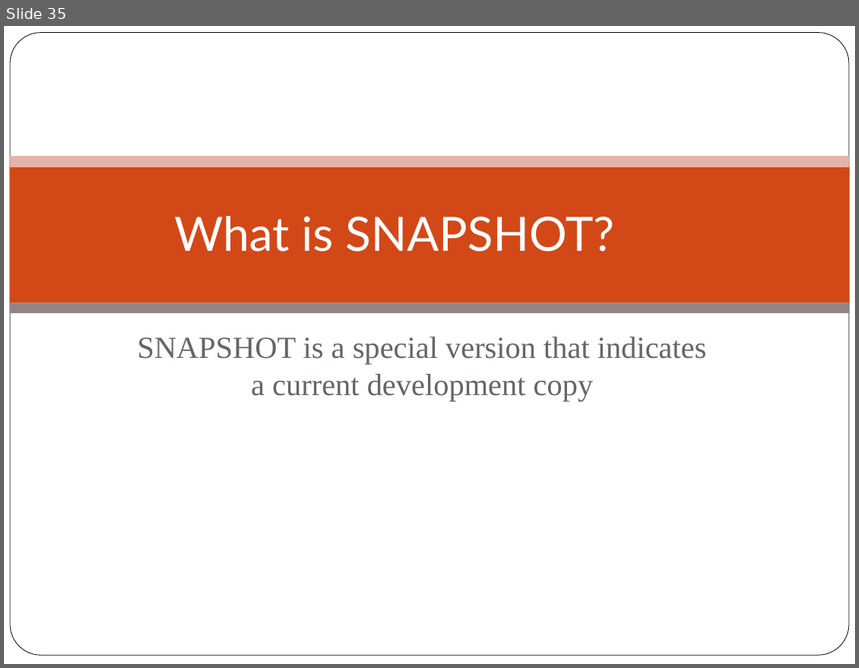
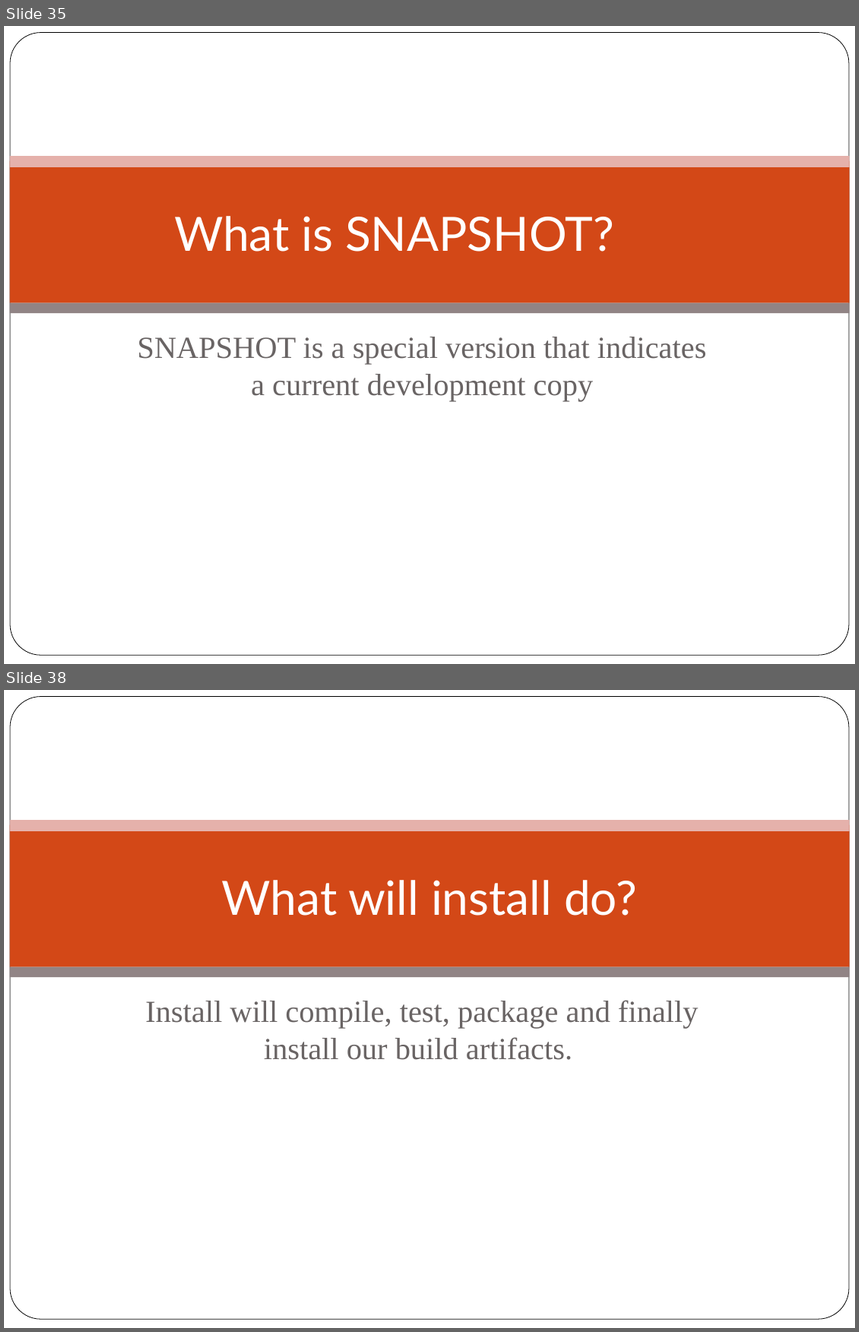
Before and after one commit to githubsebkun/Software-Interview-Questions, a slide deck: Maven Interview Questions.pptx. Shown one above the other, each under a label of ours: slide 35 before the commit, slides 35 and 38 after it; the slides between them are not shown. The pictures are 859x668 and 859x1332 pixels, drawn with LibreOffice and Linux fonts; fonts in the diff are those of the drawing; background and template pictures are left out. Boxes give left, top, right and bottom in pixels: in the first picture for what was removed or moved away, otherwise in the second. Text is boxed around its words. In the diff, an @@ line names an element or a change of style, - is before the commit and + after.

```diff
--- a/Maven Interview Questions.pptx
+++ b/Maven Interview Questions.pptx
@@ slide 38 added at <box>4,690,855,1328</box>, background picture (left out); not listed: 4 template elements that a slide beside it also shows @@
@@ title added at <box>222,880,637,916</box>, 40 pt, text #FFFFFF @@
+What will install do?
@@ subtitle added at <box>145,1000,698,1060</box>, 26 pt, text #696464 @@
+Install will compile, test, package and finally install our build artifacts.
```
Also in this commit, not shown: 6 other slides added, 8 other files.
